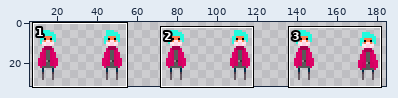
One commit to this sprite sheet: assets/player_idle_front.png. Above: a wide view before the commit, with the close-up outlined.
Close-up. Before:
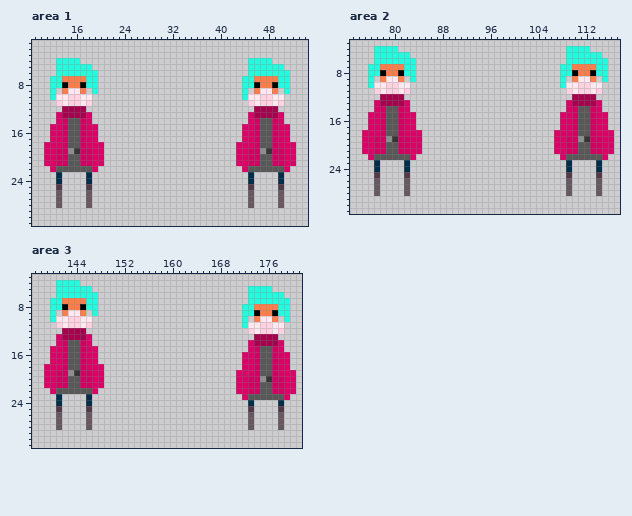
The file is 192x32 pixels. Shown: area 1: x 9..54, y 1..31; area 2: x 73..117, y 3..31; area 3: x 137..181, y 3..31. The wide view leaves out empty margins.
The result:
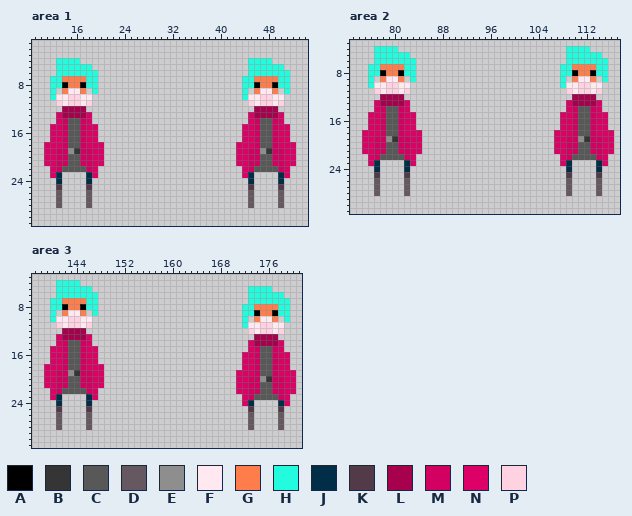
Palette (. is transparent): A #000000  B #353535  C #585858  D #655860  E #8e8e8e  F #ffe8f0  G #ff7d4b  H #22fbdd  J #002e49  K #533a48  L #a7004d  M #d10061  N #dd0066  P #ffd2e1
The exact change:
Area 1:
Colour C becomes colour M in row 22 at x 13, 18, 45 and 50.
The author put colour N in row 23 at x 12, 19, 44 and 51.
Area 2:
Colour C becomes colour M in row 22 at x 77, 82, 109 and 114.
The author put colour N in row 23 at x 76, 83, 108 and 115.
Area 3:
Colour C becomes colour M in row 22 at x 141 and 146; in row 23 at x 173 and 178.
The author put colour N in row 23 at x 140 and 147; in row 24 at x 172 and 179.
